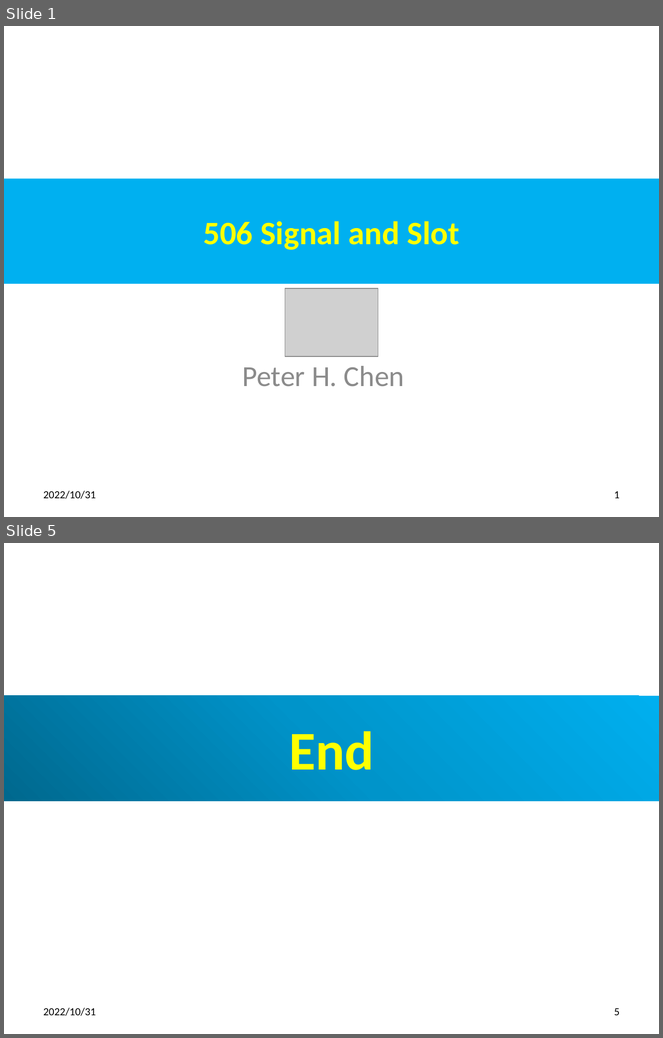
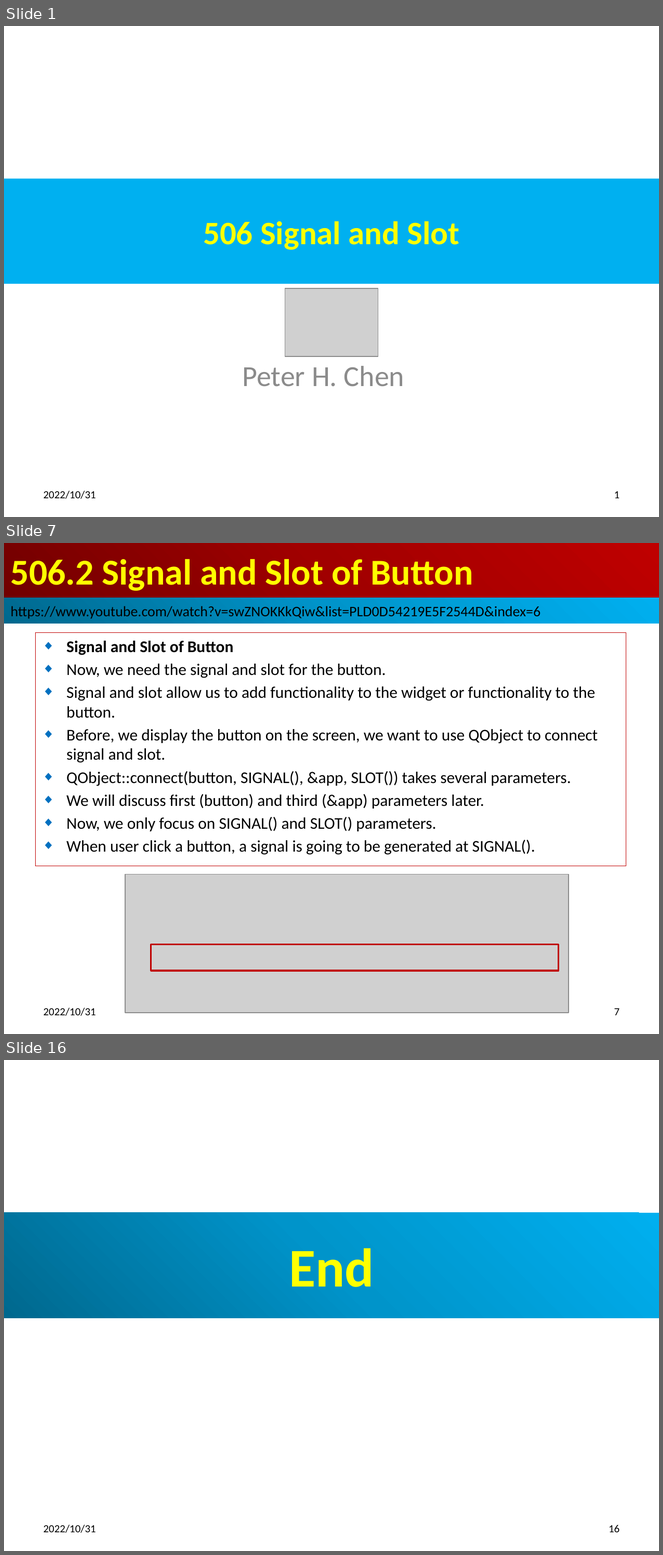
Before and after one commit to peterhchen/012_Qt, a slide deck: 506_Singal_Slot.pptx. Shown one above the other, each under a label of ours: slides 1 and 5 before the commit, slides 1, 7 and 16 after it; the slides between them are not shown. The pictures are 663x1038 and 663x1555 pixels, drawn with LibreOffice and Linux fonts; fonts in the diff are those of the drawing; grey boxes stand for pictures. Boxes give left, top, right and bottom in pixels: in the first picture for what was removed or moved away, otherwise in the second. Text is boxed around its words. In the diff, an @@ line names an element or a change of style, - is before the commit and + after.

```diff
--- a/506_Singal_Slot.pptx
+++ b/506_Singal_Slot.pptx
@@ slide 7 added at box(4, 543, 659, 1034), background #FFFFFF @@
@@ title added at box(4, 543, 659, 598), fill gradient #720000 to #A20000 to #C00000, 40 pt, text #FFFF00, bold @@
+506.2 Signal and Slot of Button
@@ rectangle added at box(4, 598, 659, 624), fill gradient #00688E to #0094CA to #00B0F0, 16 pt, text #000000 @@
+https://www.youtube.com/watch?v=swZNOKKkQiw&list=PLD0D54219E5F2544D&index=6
@@ subtitle added at box(35, 633, 626, 866), outline #C00000 0.75 pt, 18 pt, text #000000 @@
+◆ Signal and Slot of Button
+◆ Now, we need the signal and slot for the button.
+◆ Signal and slot allow us to add functionality to the widget or functionality to the button.
+◆ Before, we display the button on the screen, we want to use QObject to connect signal and slot.
+◆ QObject::connect(button, SIGNAL(), &app, SLOT()) takes several parameters.
+◆ We will discuss first (button) and third (&app) parameters later.
+◆ Now, we only focus on SIGNAL() and SLOT() parameters.
+◆ When user click a button, a signal is going to be generated at SIGNAL().
@@ picture added at box(125, 875, 569, 1013) @@
@@ rectangle added at box(151, 944, 558, 971), outline #C00000 2 pt @@
@@ text added at box(44, 1008, 96, 1016), 12 pt, text #000000 @@
+2022/10/31
@@ page number added at box(614, 1008, 620, 1016), 12 pt, text #000000 @@
+7
@@ what was slide 5 is now slide 16 @@
@@ page number at box(609, 1525, 620, 1533): text changed @@
-5
+16
```
Also in this commit, not shown: 3 slides changed, 10 other slides added, 2 other files.
